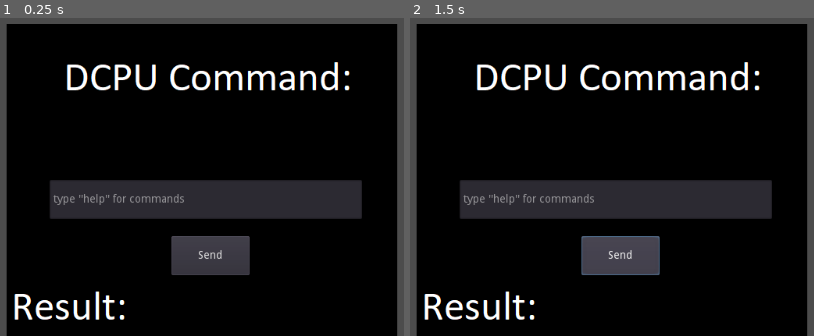
Above: before the commit, frames 1-2 (left to right).
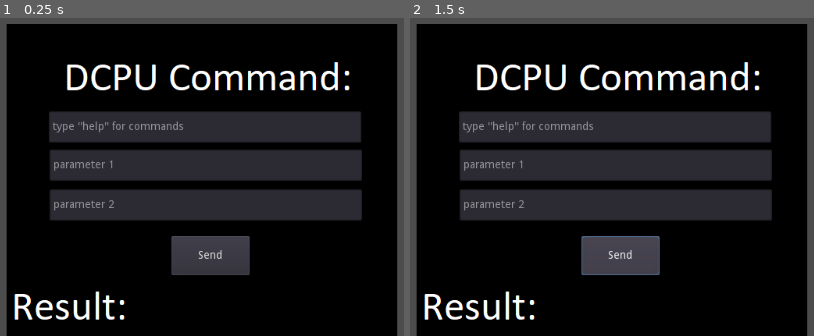
Above: after the commit, the same moments.

Repository: Razboinicul/unnamed-space-game
Game: Godot game, scene res://DCPU/DCPU.tscn
Two runs of this game, one before a commit and one after it. Both use one fixed random seed, a clock stepped at 60 frames per second and the inputs below.
Inputs:
- Up to frame 1 (0.25 s): no input
- Up to frame 2 (1.5 s): click "Send" at 0.5 s; click "Send" at 1.25 s

The runs differ from the first frame. In frame 1, 17% of the frame differs, in the area x 12-90%, y 29-64%; in frame 2, 17%.
Error before the commit: Parse Error: Variable "LineEdit" shadows a native class. (res://DCPU/DCPU_Script.gd:2)

Commit message:
Made add, substract, multiply and divide

Diff:
--- a/DCPU/DCPU.tscn
+++ b/DCPU/DCPU.tscn
@@ -6,26 +6,43 @@
 [node name="DCPU" type="Node2D"]
 script = ExtResource( 1 )
 
-[node name="DcpuInputBg" type="Sprite" parent="."]
+[node name="BG" type="Sprite" parent="."]
 position = Vector2( 750, 450 )
 texture = ExtResource( 2 )
 script = ExtResource( 1 )
 
-[node name="LineEdit" type="LineEdit" parent="DcpuInputBg"]
-margin_left = -195.0
-margin_top = -50.0
-margin_right = 205.0
+[node name="command" type="LineEdit" parent="BG"]
+margin_left = -196.0
+margin_top = -138.0
+margin_right = 204.0
+margin_bottom = -98.0
 clear_button_enabled = true
 placeholder_text = "type \"help\" for commands"
 
-[node name="Button" type="Button" parent="DcpuInputBg"]
+[node name="param1" type="LineEdit" parent="BG"]
+margin_left = -195.0
+margin_top = -89.0
+margin_right = 205.0
+margin_bottom = -49.0
+clear_button_enabled = true
+placeholder_text = "parameter 1"
+
+[node name="param2" type="LineEdit" parent="BG"]
+margin_left = -195.0
+margin_top = -38.0
+margin_right = 205.0
+margin_bottom = 2.0
+clear_button_enabled = true
+placeholder_text = "parameter 2"
+
+[node name="Button" type="Button" parent="BG"]
 margin_left = -39.0
 margin_top = 22.0
 margin_right = 61.0
 margin_bottom = 72.0
 text = "Send"
 
-[node name="Output" type="Label" parent="DcpuInputBg"]
+[node name="Output" type="Label" parent="BG"]
 margin_left = -246.0
 margin_top = 134.0
 margin_right = 248.0
@@ -34,4 +51,4 @@
 uppercase = true
 max_lines_visible = 999
 
-[connection signal="pressed" from="DcpuInputBg/Button" to="." method="_on_Button_pressed"]
+[connection signal="pressed" from="BG/Button" to="." method="_on_Button_pressed"]
--- a/DCPU/DCPU_Script.gd
+++ b/DCPU/DCPU_Script.gd
@@ -1,28 +1,75 @@
 extends Node2D
-var LineEdit
+var command
+var param1
+var param2
+var parameter1
+var parameter2
 var button
 var output
 var out_label
+var result
 var text
 
 func _ready():
 	output = ""
-	out_label = get_node("DcpuInputBg/Output")
-	LineEdit = get_node("DcpuInputBg/LineEdit")
-	button = get_node("DcpuInputBg/Button")
+	out_label = get_node("BG/Output")
+	command = get_node("BG/command")
+	param1 = get_node("BG/param1")
+	param2 = get_node("BG/param2")
+	button = get_node("BG/Button")
 
-func detect_command(text):
-	if text == "help":
+func detect_command(cmd, param1, param2):
+	if cmd == "help":
 		output = """help - see commands
+add - param1 + param2
+substract - param1 - param2
+multiply - param1 * param2
+divide - param1 : param2
 exit - exit the DCPU
 """
-	elif text == "exit":
+	elif cmd == "exit":
 		get_tree().quit()
+	elif cmd == "add":
+		param1 = int(param1)
+		param2 = int(param2)
+		param1 += param2
+		output = param1
+	elif cmd == "substract":
+		param1 = int(param1)
+		param2 = int(param2)
+		param1 -= param2
+		output = param1
+	elif cmd == "multiply":
+		param1 = int(param1)
+		param2 = int(param2)
+		result = param1* param2
+		output = result
+	elif cmd == "divide":
+		param1 = int(param1)
+		param2 = int(param2)
+		result = param1/ param2
+		output = result
 	else:
-		output = text
+		output = cmd
 
 func _on_Button_pressed():
-	text = LineEdit.text
-	detect_command(text)
+	text = command.text
+	parameter1 = param1.text
+	parameter2 = param2.text
+	if parameter1 == null and parameter2 == null:
+		parameter1 = ""
+		parameter2 = ""
+		detect_command(text, parameter1, parameter2)
+		print(output)
+	elif parameter1 == null:
+		parameter1 = ""
+		detect_command(text, parameter1, parameter2)
+		print(output)
+	elif parameter2 == null:
+		parameter2 = ""
+		detect_command(text, parameter1, parameter2)
+		print(output)
+	detect_command(text, parameter1, parameter2)
+	output = str(output)
 	out_label.text = output
-	print(out_label.text)
+	print(output)
--- a/project.godot
+++ b/project.godot
@@ -28,6 +28,10 @@
 
 common/drop_mouse_on_gui_input_disabled=true
 
+[mono]
+
+project/assembly_name="0x10c"
+
 [physics]
 
 common/enable_pause_aware_picking=true
--- a/title_screen/title_screen.tscn
+++ b/title_screen/title_screen.tscn
@@ -5,6 +5,20 @@
 [node name="Node2D" type="Node2D"]
 
 [node name="Cover" type="Sprite" parent="."]
-position = Vector2( 594, 353 )
-scale = Vector2( 2, 1 )
+position = Vector2( 169, 253 )
+scale = Vector2( 3, 1.5 )
 texture = ExtResource( 1 )
+
+[node name="Button" type="Button" parent="Cover"]
+margin_left = -46.6667
+margin_top = 160.0
+margin_right = 6.33334
+margin_bottom = 201.0
+text = "Exit"
+
+[node name="Button2" type="Button" parent="Cover"]
+margin_left = -45.0
+margin_top = 91.0
+margin_right = 34.0
+margin_bottom = 143.0
+text = "DCPU Test"
Not shown, added: .mono/assemblies/Debug/GodotSharp.xml
Not shown, added: .mono/assemblies/Debug/GodotSharpEditor.xml
Not shown, added: .mono/assemblies/Debug/api_hash_cache.cfg
Not shown, added: .mono/assemblies/Debug/GodotSharp.dll
Not shown, added: .mono/assemblies/Debug/GodotSharp.pdb
Not shown, added: .mono/assemblies/Debug/GodotSharpEditor.dll
Not shown, added: .mono/assemblies/Debug/GodotSharpEditor.pdb
